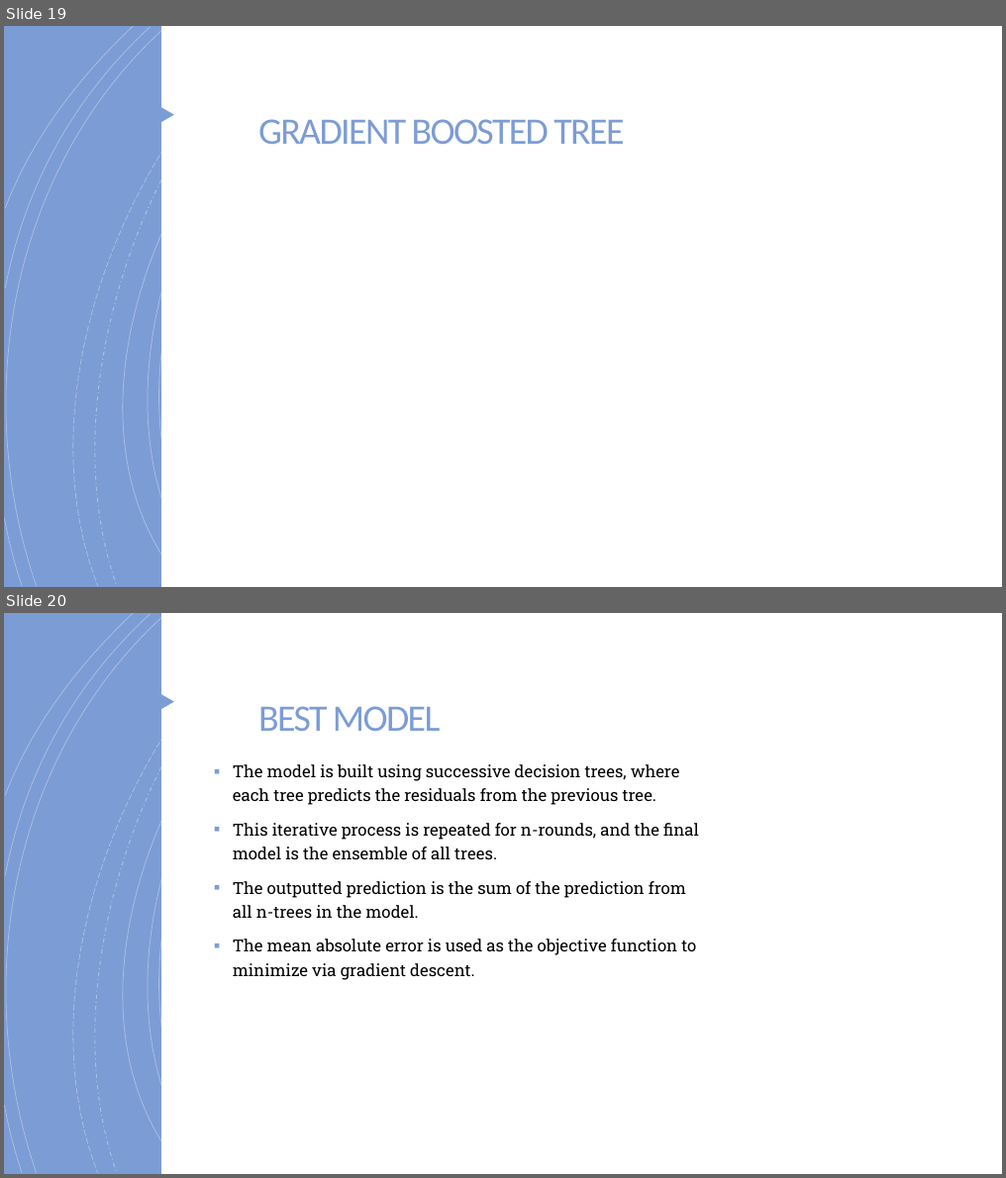
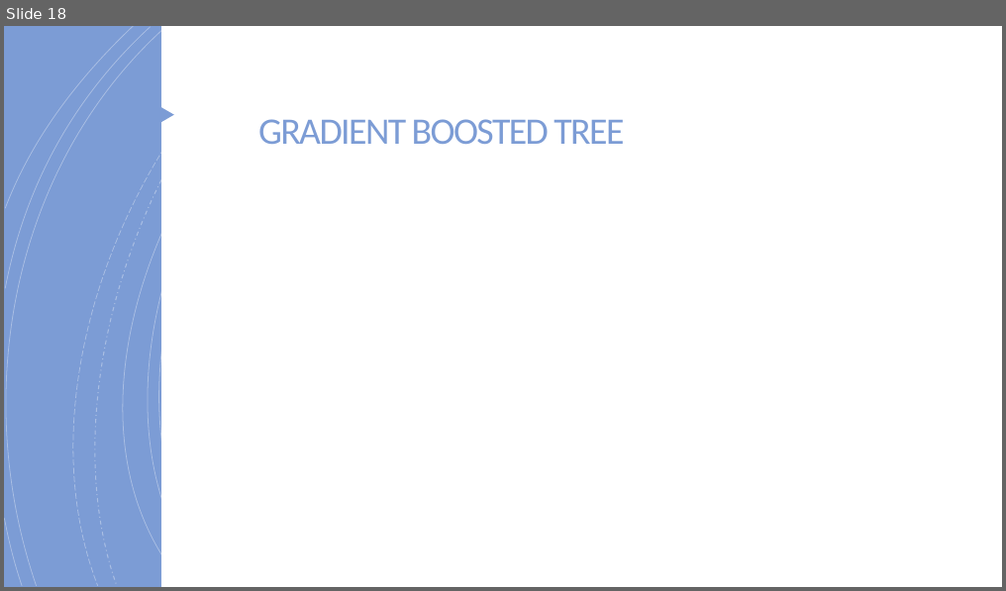
Before and after one commit to evandomingos/CASP-Protein-Prediction, a slide deck: Domingos Protein Prediction Presentation.pptx. Shown one above the other, each under a label of ours: slides 19 and 20 before the commit, slide 18 after it. The pictures are 1006x1178 and 1006x591 pixels, drawn with LibreOffice and Linux fonts; fonts in the diff are those of the drawing; grey boxes stand for pictures. Boxes give left, top, right and bottom in pixels: in the first picture for what was removed or moved away, otherwise in the second. Text is boxed around its words. In the diff, an @@ line names an element or a change of style, - is before the commit and + after.

```diff
--- a/Domingos Protein Prediction Presentation.pptx
+++ b/Domingos Protein Prediction Presentation.pptx
@@ slide 20 removed at box(4, 613, 1002, 1174), background #FFFFFF; not listed: 16 template elements that a slide beside it also shows @@
@@ rectangle removed at box(4, 613, 1002, 1174) @@
@@ group removed at box(4, 613, 1000, 1174): 16 freeform shapes @@
@@ rectangle removed at box(161, 613, 1002, 1174) @@
@@ triangle removed at box(153, 689, 174, 714) @@
@@ title removed at box(258, 706, 441, 731) @@
-BEST MODEL
@@ text removed at box(233, 764, 699, 980) @@
-▪ The model is built using successive decision trees, where each tree predicts the residuals from the previous tree.
-▪ This iterative process is repeated for n-rounds, and the final model is the ensemble of all trees.
-▪ The outputted prediction is the sum of the prediction from all n-trees in the model.
-▪ The mean absolute error is used as the objective function to minimize via gradient descent.
@@ what was slide 19 is now slide 18 @@
```
Also in this commit, not shown: 5 slides changed, 4 slides added, 2 other slides removed.
